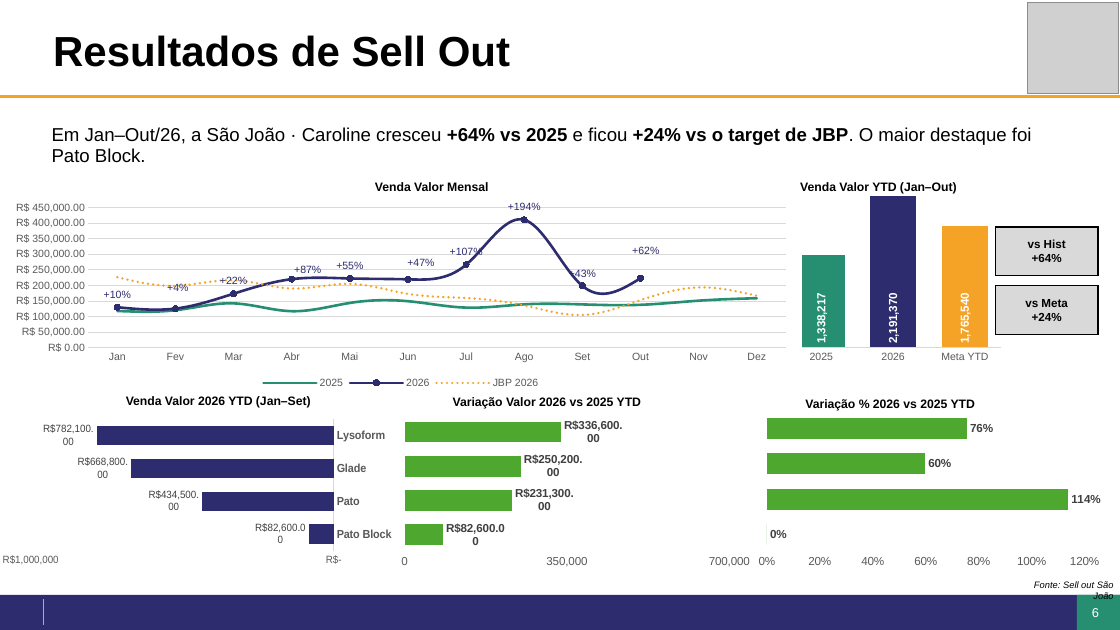
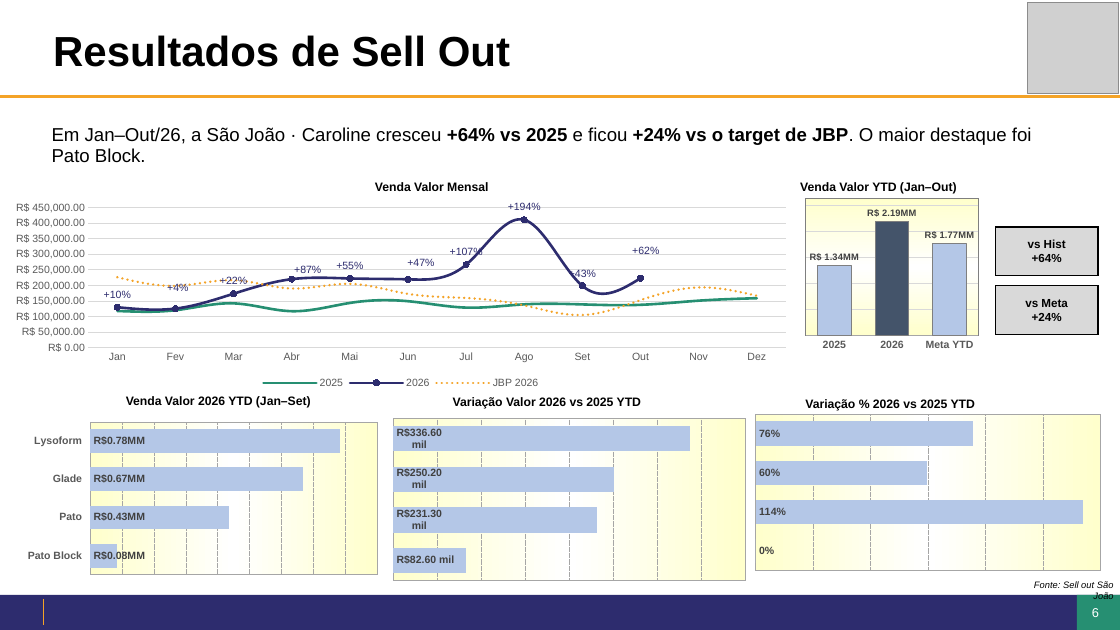
Before and after one commit to giovanoanjos27-del/Dashboard-Farma-sul, a slide deck: slide 6 of jbp/JBP2027_SaoJoao_Caroline.pptx. Drawn at 1120x630 pixels with LibreOffice and Linux fonts; fonts in the diff are those of the drawing; grey boxes stand for pictures; background and template pictures are left out. Boxes give left, top, right and bottom in pixels: in the first picture for what was removed or moved away, otherwise in the second. Text is boxed around its words. In the diff, an @@ line names an element or a change of style, - is before the commit and + after.

```diff
--- a/jbp/JBP2027_SaoJoao_Caroline.pptx
+++ b/jbp/JBP2027_SaoJoao_Caroline.pptx
@@ column chart at [781, 171, 1006, 367] @@
@@ Series 1, 2025: 1338217 to 1340000 @@
@@ Series 1, 2026: 2191370 to 2190000 @@
@@ Series 1, Meta YTD: 1765540 to 1770000 @@
@@ colour of Series 1 #2D2C6E to #B4C7E7 @@
@@ data labels of Series 1 changed @@
@@ colours of single points changed @@
@@ category axis changed @@
@@ value axis changed @@
@@ bar spacing changed @@
@@ background changed @@
@@ plot area changed @@
@@ bar chart at [0, 413, 393, 583] @@
-Series 1: 782100, 668800, 434500, 82600
+Series 1: 780000, 670000, 430000, 80000
@@ colour of Series 1 #2D2C6E to #B4C7E7 @@
@@ data labels of Series 1 changed @@
@@ category axis changed @@
@@ value axis changed @@
@@ bar spacing changed @@
@@ background changed @@
@@ plot area changed @@
@@ bar chart at [373, 409, 765, 591] @@
@@ colour of Series 1 #C00000 to #B4C7E7 @@
@@ data labels of Series 1 changed @@
@@ colours of single points changed @@
@@ value axis changed @@
@@ bar spacing changed @@
@@ background changed @@
@@ plot area changed @@
@@ bar chart at [737, 406, 1120, 580] @@
@@ colour of Series 1 #C00000 to #B4C7E7 @@
@@ data labels of Series 1 changed @@
@@ colours of single points changed @@
@@ value axis changed @@
@@ bar spacing changed @@
@@ background changed @@
@@ plot area changed @@
```
Also in this commit, not shown: 4 other slides changed, 12 other files.
